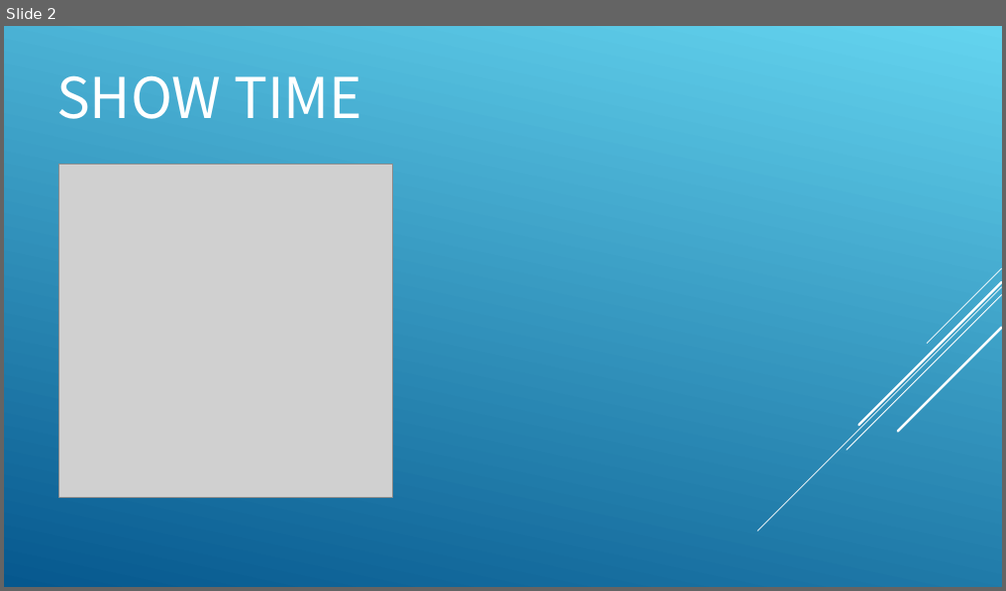
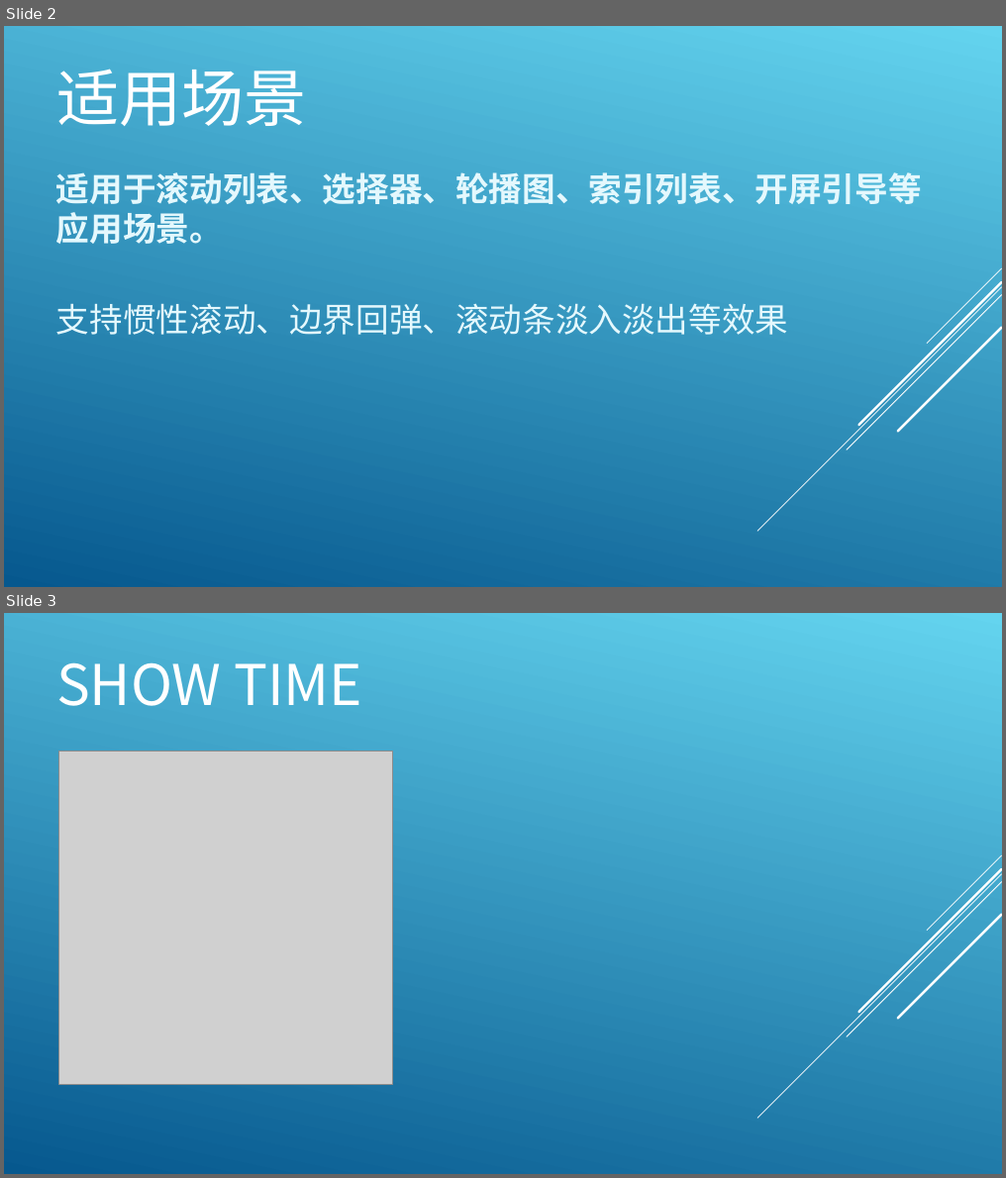
Before and after one commit to tlx6550/gulp-webpack-html-demo, a slide deck: fingerMover2.ppt. Shown one above the other, each under a label of ours: slide 2 before the commit, slides 2 and 3 after it. The pictures are 1006x591 and 1006x1178 pixels, drawn with LibreOffice and Linux fonts; fonts in the diff are those of the drawing; grey boxes stand for pictures. Boxes give left, top, right and bottom in pixels: in the first picture for what was removed or moved away, otherwise in the second. Text is boxed around its words. In the diff, an @@ line names an element or a change of style, - is before the commit and + after.

```diff
--- a/fingerMover2.ppt
+++ b/fingerMover2.ppt
@@ slide 2 added at bbox=[4, 26, 1002, 587], background gradient #64D4EF to #06588E; not listed: 5 template elements that a slide beside it also shows @@
@@ title added at bbox=[56, 69, 306, 126], 60 pt, text #FFFFFF @@
+适用场景
@@ text added at bbox=[56, 173, 922, 244], 32 pt, text #E4F8FD, bold @@
+适用于滚动列表、选择器、轮播图、索引列表、开屏引导等应用场景。
@@ text added at bbox=[56, 303, 788, 335], 32 pt, text #E4F8FD @@
+支持惯性滚动、边界回弹、滚动条淡入淡出等效果
@@ what was slide 2 is now slide 3 @@
```
Also in this commit, not shown: 2 slides changed, 1 other slide added, 2 other files.
